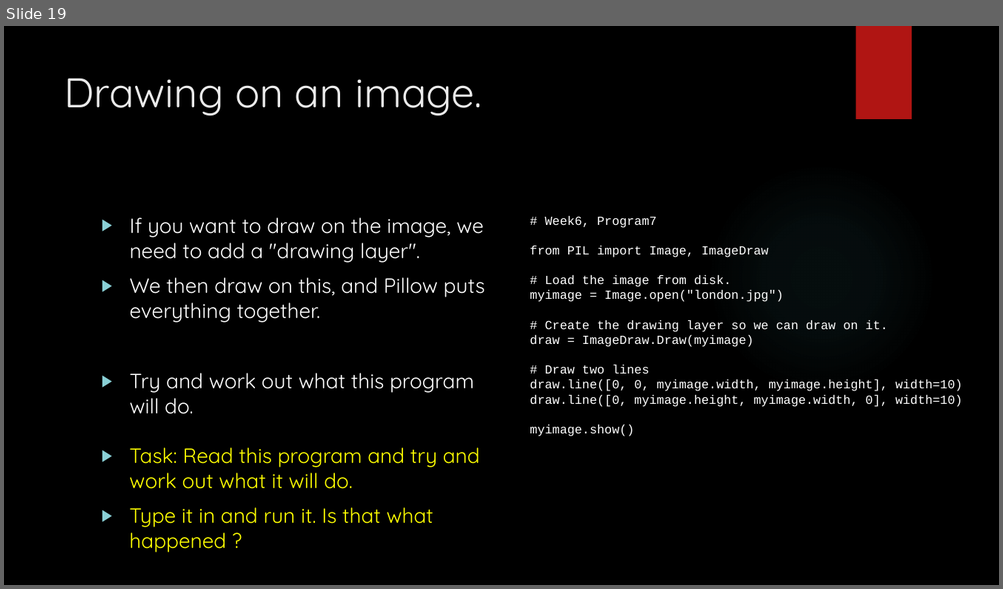
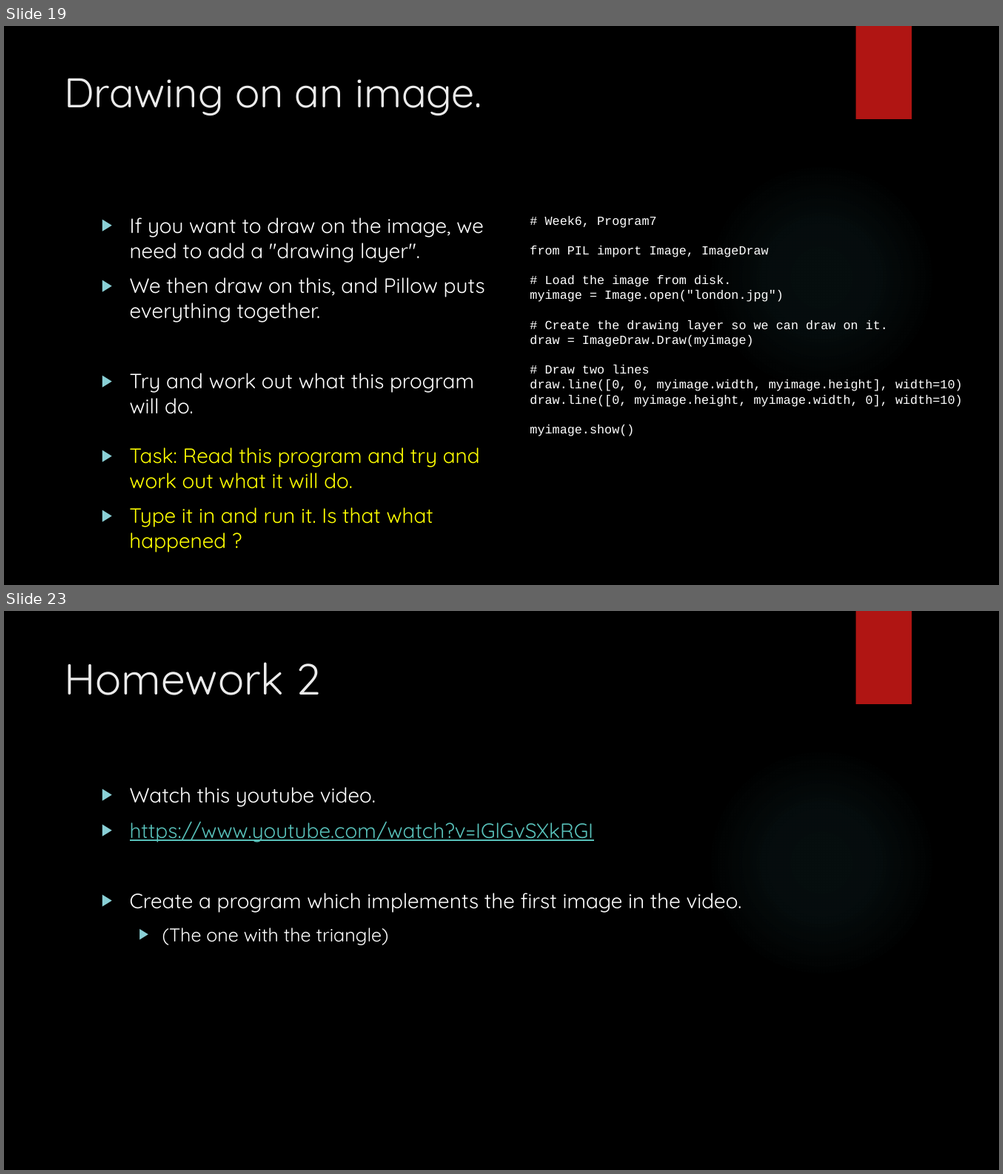
Before and after one commit to davidgroves/DGM_Tutorials, a slide deck: week6/week6.pptx. Shown one above the other, each under a label of ours: slide 19 before the commit, slides 19 and 23 after it; the slides between them are not shown. The pictures are 1003x589 and 1003x1174 pixels, drawn with LibreOffice and Linux fonts; fonts in the diff are those of the drawing; background and template pictures are left out. Boxes give left, top, right and bottom in pixels: in the first picture for what was removed or moved away, otherwise in the second. Text is boxed around its words. In the diff, an @@ line names an element or a change of style, - is before the commit and + after.

```diff
--- a/week6/week6.pptx
+++ b/week6/week6.pptx
@@ slide 23 added at (4, 611, 999, 1170), background picture (left out); not listed: 2 template elements that a slide beside it also shows @@
@@ title added at (64, 662, 320, 695), 42 pt, text #EBEBEB @@
+Homework 2
@@ text added at (130, 787, 742, 945), 20 pt, text #FFFFFF @@
+▶ Watch this youtube video.
+▶ https://www.youtube.com/watch?v=IGlGvSXkRGI
+▶ Create a program which implements the first image in the video.
+  ▶ (The one with the triangle)
```
Also in this commit, not shown: 3 slides changed, 3 other slides added, 2 other files.
